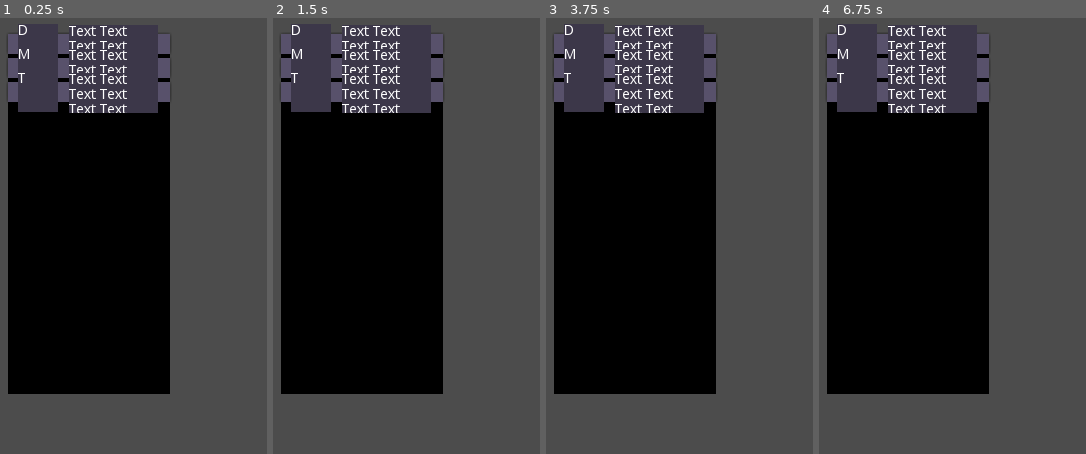
Above: before the commit, frames 1-4 (left to right).
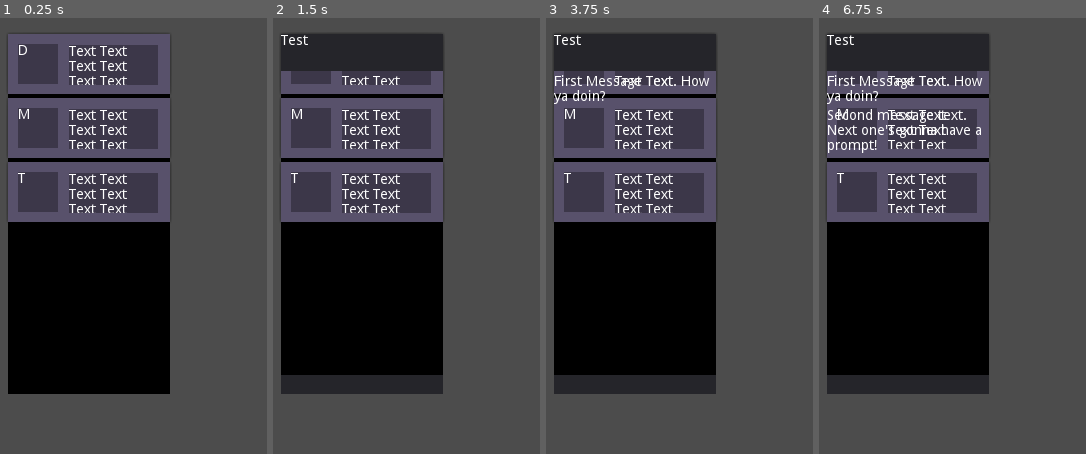
Above: after the commit, the same moments.

Repository: ThomasApplewhite/LexGame
Game: Godot game, scene res://Scripts_Scenes/PhoneScenes/AppSlates/GameplayAppSlates/TextMessenger/TextMessengerAppSlate.tscn
Two runs of this game, one before a commit and one after it. Both use one fixed random seed, a clock stepped at 60 frames per second and the inputs below. This scene is started directly instead of the project's main scene. The engine's default icon, where the game draws it, is replaced by a stand-in: a white triangle on a blue panel in a dark square.
Inputs (mouse positions are in pixels of both pictures, inside the frame that each line leads up to; where the layout moved, square brackets give the same spot in the first picture):
- Up to frame 1 (0.25 s): no input
- Up to frame 2 (1.5 s): click (361, 65) [361, 44] at 0.5 s; click (361, 65) at 1.27 s
- Up to frame 3 (3.75 s): click (634, 127) at 2.02 s; click (634, 92) at 2.77 s; click (634, 192) at 3.52 s
- Up to frame 4 (6.75 s): click (907, 65) [907, 44] at 4.25 s; click (907, 65) at 5.02 s; click (907, 127) at 5.77 s; click (907, 92) at 6.52 s

The runs differ from the first frame. In frame 1, 20% of the frame differs, in the area x 2-64%, y 1-47%; in frame 2, 26%; in frame 3, 26%; in frame 4, 26%, in the area x 2-64%, y 1-87%.

Commit message:
UI Formatting changes for TextMessengerEntryItemButton functionality.

Diff:
--- a/Scripts_Scenes/PhoneScenes/AppSlates/GameplayAppSlates/TextMessenger/TextMessengerAppSlate.tscn
+++ b/Scripts_Scenes/PhoneScenes/AppSlates/GameplayAppSlates/TextMessenger/TextMessengerAppSlate.tscn
@@ -26,6 +26,7 @@
 [node name="VBoxContainer" type="VBoxContainer" parent="DebugBorderColorRect"]
 anchor_right = 1.0
 anchor_bottom = 1.0
+size_flags_vertical = 3
 
 [node name="DadConversationEntryNode" parent="." instance=ExtResource( 2 )]
 message_button_initial = "D"
--- a/Scripts_Scenes/PhoneScenes/AppSlates/GameplayAppSlates/TextMessenger/TextMessengerEntryItemButton/TextMessengerEntryItemButton.tscn
+++ b/Scripts_Scenes/PhoneScenes/AppSlates/GameplayAppSlates/TextMessenger/TextMessengerEntryItemButton/TextMessengerEntryItemButton.tscn
@@ -7,11 +7,15 @@
 anchor_bottom = 1.0
 margin_right = -558.0
 margin_bottom = -420.0
+rect_min_size = Vector2( 162, 60 )
+mouse_default_cursor_shape = 2
+size_flags_horizontal = 3
 script = ExtResource( 1 )
 
 [node name="BackgroundColorRect" type="ColorRect" parent="."]
 anchor_right = 1.0
 anchor_bottom = 1.0
+mouse_filter = 2
 color = Color( 0.345098, 0.317647, 0.419608, 1 )
 
 [node name="InitialColorRect" type="ColorRect" parent="."]
@@ -21,11 +25,13 @@
 margin_top = -20.0
 margin_right = 50.0
 margin_bottom = 20.0
+mouse_filter = 2
 color = Color( 0.235294, 0.215686, 0.286275, 1 )
 
 [node name="InitialRichTextLabel" type="RichTextLabel" parent="InitialColorRect"]
 anchor_right = 1.0
 anchor_bottom = 1.0
+mouse_filter = 2
 text = "A"
 
 [node name="MessageColorRect" type="ColorRect" parent="."]
@@ -35,11 +41,13 @@
 margin_top = -19.0
 margin_right = 150.0
 margin_bottom = 21.0
+mouse_filter = 2
 color = Color( 0.235294, 0.215686, 0.286275, 1 )
 
 [node name="MessageRichTextLabel" type="RichTextLabel" parent="MessageColorRect"]
 anchor_right = 1.0
 anchor_bottom = 1.0
+mouse_filter = 2
 text = "Text Text Text Text Text Text Text Text Text Text Text Text Text Text Text"
 scroll_active = false
 
